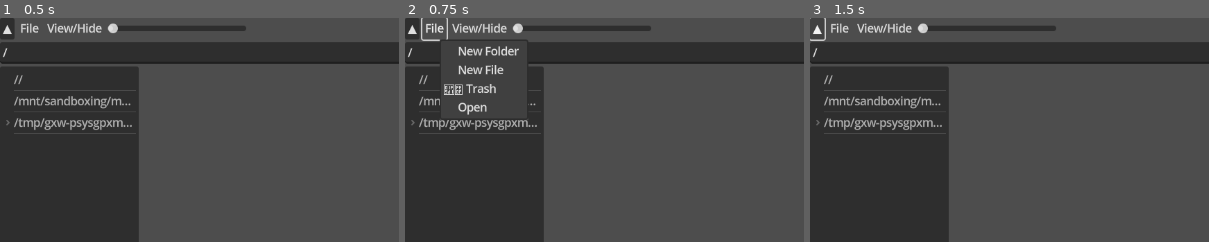
Above: before the commit, frames 1-3 (left to right).
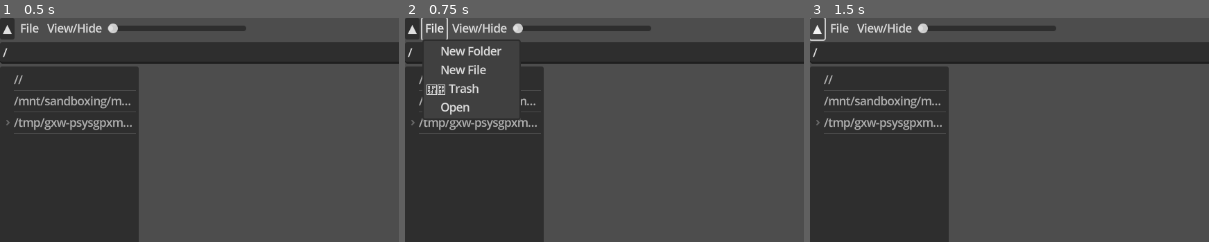
Above: after the commit, the same moments.

Repository: userhaj/FileBrowser
Game: Godot game, scene res://FileBrowser/file_browser.tscn
Two runs of this game, one before a commit and one after it. Both use one fixed random seed, a clock stepped at 60 frames per second and the inputs below.
Inputs:
- Up to frame 1 (0.5 s): no input
- Up to frame 2 (0.75 s): click "File" at 0.5 s
- Up to frame 3 (1.5 s): click "▲" at 1.25 s
The pictures show only the part of the screen within x 0-50%, y 0-50%; the shares and areas given below are measured in that part.

Frame 1 is identical in both runs. In frame 2, 2.0% of the frame differs, in the area x 4-32%, y 9-46%; in frame 3, nothing differs.

Commit message:
Draggable files and static method file moving

Diff:
--- /dev/null
+++ b/FileBrowser/BackendTools/file_actions.gd
@@ -0,0 +1,76 @@
+extends Node
+class_name FileActions
+
+enum FileResponseRequest {CANCEL, RENAME, OVERWRITE, SKIP, RENAME_ALL, OVERWRITE_ALL, SKIP_ALL}
+
+static func move(files: PackedStringArray, target_folder: String, percent_callback: Callable, error_ask_user: Callable, error_get_response: Callable):
+	var thread := Thread.new()
+	thread.start(FileActions._copy.bind(files, target_folder, percent_callback, error_ask_user, error_get_response, thread, true))
+
+static func copy(files: PackedStringArray, target_folder: String, percent_callback: Callable, error_ask_user: Callable, error_get_response: Callable):
+	var thread := Thread.new()
+	thread.start(FileActions._copy.bind(files, target_folder, percent_callback, error_ask_user, error_get_response, thread))
+
+static func _copy(files: PackedStringArray, target_folder: String, percent_callback: Callable, error_ask_user: Callable, error_get_response: Callable, thread: Thread, is_move: bool = false):
+	# TODO handle errors
+	var file_count = float(len(files))
+	var files_complete = 0.0
+	for file: String in files:
+		# If from is same as to in "move", do nothing
+		if file.get_base_dir().simplify_path() == target_folder.simplify_path():
+			break
+
+		var target_location = target_folder.path_join(file.get_file())
+
+		# If file exists, overwrite it or rename current?
+		if FileAccess.file_exists(target_location):
+			var semaphore := Semaphore.new()
+			error_ask_user.call_deferred(ERR_ALREADY_EXISTS, target_location, semaphore)
+			semaphore.wait()
+			var response: FileResponseRequest = error_get_response.call()
+
+			match response:
+				# If cancel, stop all files
+				FileResponseRequest.CANCEL:
+					break
+				# Rename by appending #
+				FileResponseRequest.RENAME:
+					target_location = FileActions.nearest_available_name(target_location)
+				# Move on to next file
+				FileResponseRequest.SKIP:
+					continue
+				# Overwrite old file
+				FileResponseRequest.OVERWRITE:
+					pass
+
+		var dir_access := DirAccess.open(target_folder)
+		var err = dir_access.copy(file, target_location)
+		if err == OK:
+			if is_move:
+				# TODO Items SHOULD be removed, but use trash until all bugs fixed
+				#dir_access.remove(file)
+				OS.move_to_trash(file)
+
+		# Notify completion percent
+		files_complete += 1.0
+		percent_callback.call_deferred(files_complete / file_count)
+
+	# Wrap up to 100%
+	percent_callback.call_deferred(1.0)
+	# Call cleanup code on thread
+	FileActions._end_thread.call_deferred(thread)
+
+
+
+# Provides numbered filename that is available
+static func nearest_available_name(file_path: String):
+	var new_name = file_path
+	var count = 1
+	while FileAccess.file_exists(new_name):
+		new_name = file_path.get_basename() + str(count) + "." + file_path.get_extension()
+		count += 1
+	return new_name
+
+# Call finish code on any thread USAGE: FileActions._end_thread.call_deferred(thread)
+static func _end_thread(thread: Thread):
+	thread.wait_to_finish()
--- a/FileBrowser/drag_window.gd
+++ b/FileBrowser/drag_window.gd
@@ -4,9 +4,15 @@
 
 func _process(_delta):
 	$".".position = get_mouse_position() + Vector2(get_window().position) - Vector2(get_window().size)/2
+	if Input.is_key_pressed(KEY_SHIFT) and not $Labels/CopyLabel.is_visible_in_tree():
+		$Labels/CopyLabel.show()
+		$Labels/MoveLabel.hide()
+	elif not Input.is_key_pressed(KEY_SHIFT) and not $Labels/MoveLabel.is_visible_in_tree():
+		$Labels/MoveLabel.show()
+		$Labels/CopyLabel.hide()
 
 func add_control(control:Control):
-	$".".add_child(control)
+	$MovingObjects.add_child(control)
 	control.modulate.a = 0.5
 
 
@@ -14,8 +20,7 @@
 	# Notify of files if there are files
 	if get_child_count() > 0:
 		var files = PackedStringArray()
-		for child: FolderLargeIconButton in get_children():
-			var path = child.get_abs_path()
+		for child: FolderLargeIconButton in $MovingObjects.get_children():
 			files.append(child.get_abs_path())
 			child.queue_free()
 		emit_signal("files_dragged", files)
@@ -35,8 +40,7 @@
 	# Godot 4 requires this call after window is visible to gain transparency
 	if visible:
 		DisplayServer.window_set_flag(DisplayServer.WINDOW_FLAG_TRANSPARENT, true, get_window_id())
+
 	# Position children to show each
-	var child_count = 0
-	for child: Control in get_children():
+	for child: Control in $MovingObjects.get_children():
 		child.position = Vector2(get_window().size)/2 - child.size/2
-		child_count += 1
--- /dev/null
+++ b/FileBrowser/drag_window.tscn
@@ -0,0 +1,41 @@
+[gd_scene load_steps=2 format=3 uid="uid://dcvim7n582p0g"]
+
+[ext_resource type="Script" path="res://FileBrowser/drag_window.gd" id="1_33f6o"]
+
+[node name="DragWindow" type="Window"]
+transparent_bg = true
+handle_input_locally = false
+visible = false
+unresizable = true
+borderless = true
+transparent = true
+unfocusable = true
+mouse_passthrough = true
+script = ExtResource("1_33f6o")
+
+[node name="MovingObjects" type="Control" parent="."]
+layout_mode = 3
+anchors_preset = 0
+offset_right = 40.0
+offset_bottom = 40.0
+
+[node name="Labels" type="Control" parent="."]
+layout_mode = 3
+anchors_preset = 0
+offset_right = 40.0
+offset_bottom = 40.0
+
+[node name="CopyLabel" type="Label" parent="Labels"]
+visible = false
+layout_mode = 0
+offset_right = 78.0
+offset_bottom = 23.0
+text = "Copy Files"
+
+[node name="MoveLabel" type="Label" parent="Labels"]
+layout_mode = 0
+offset_right = 81.0
+offset_bottom = 23.0
+text = "Move Files"
+
+[connection signal="visibility_changed" from="." to="." method="_on_visibility_changed"]
--- a/FileBrowser/drop_files_confirmation_dialog.gd
+++ b/FileBrowser/drop_files_confirmation_dialog.gd
@@ -28,18 +28,12 @@
 	$".".popup()
 	$".".position = get_mouse_position() + Vector2(get_window().position)
 
-func _on_custom_action(action):
-	print("Action")
-	match action:
-		"MOVE":
-			for file: String in _dropped_files:
-				var dir_access := DirAccess.open(_target_folder)
-				var err = dir_access.copy(file, self._target_folder.path_join(file.get_file()))
-				if err == OK:
-					dir_access.remove(file)
 
 # Action on copied button
 func _on_confirmed():
 	for file: String in _dropped_files:
+		var target_location = self._target_folder.path_join(file.get_file())
+		if file.simplify_path() == target_location.simplify_path():
+					continue
 		var dir_access := DirAccess.open(_target_folder)
-		dir_access.copy(file, self._target_folder.path_join(file.get_file()))
+		dir_access.copy(file, target_location)
--- /dev/null
+++ b/FileBrowser/file_action_error_popups.gd
@@ -0,0 +1,29 @@
+extends Control
+
+var choice: FileActions.FileResponseRequest = FileActions.FileResponseRequest.CANCEL
+
+func _ready():
+	$DuplicateFileAcceptDialog.add_button("Rename", false, "RENAME")
+	$DuplicateFileAcceptDialog.add_button("Overwrite", false, "OVERWRITE")
+
+func user_handle_error(err: Error, file: String, semaphore: Semaphore = Semaphore.new()):
+	match err:
+		ERR_ALREADY_EXISTS:
+			$DuplicateFileAcceptDialog.dialog_text = "File Already Exists: " + file
+			$DuplicateFileAcceptDialog.popup_centered()
+			await $DuplicateFileAcceptDialog.visibility_changed
+			semaphore.post()
+
+	return self.choice
+
+func get_choice():
+	return choice
+
+func _on_duplicate_file_accept_dialog_custom_action(action):
+	match action:
+		"RENAME":
+			self.choice = FileActions.FileResponseRequest.RENAME
+		"OVERWRITE":
+			self.choice = FileActions.FileResponseRequest.OVERWRITE
+
+	$DuplicateFileAcceptDialog.hide()
--- /dev/null
+++ b/FileBrowser/file_action_error_popups.tscn
@@ -0,0 +1,19 @@
+[gd_scene load_steps=2 format=3 uid="uid://bbm5568rewkr7"]
+
+[ext_resource type="Script" path="res://FileBrowser/file_action_error_popups.gd" id="1_adu1a"]
+
+[node name="FileActionErrorPopups" type="Control"]
+layout_mode = 3
+anchors_preset = 15
+anchor_right = 1.0
+anchor_bottom = 1.0
+grow_horizontal = 2
+grow_vertical = 2
+mouse_filter = 2
+script = ExtResource("1_adu1a")
+
+[node name="DuplicateFileAcceptDialog" type="AcceptDialog" parent="."]
+ok_button_text = "Cancel"
+dialog_autowrap = true
+
+[connection signal="custom_action" from="DuplicateFileAcceptDialog" to="." method="_on_duplicate_file_accept_dialog_custom_action"]
--- a/FileBrowser/file_browser.gd
+++ b/FileBrowser/file_browser.gd
@@ -33,7 +33,7 @@
 
 func _file_menu():
 	# Create file menu below file button
-	var true_location = get_viewport().get_screen_transform() * self.file_button.get_global_transform() * self.file_button.position
+	var true_location = Vector2(get_window().position) + self.file_button.position
 	var x_pos = true_location.x
 	# Bottom of button
 	var y_pos = true_location.y + self.file_button.size.y
--- a/FileBrowser/file_browser.tscn
+++ b/FileBrowser/file_browser.tscn
@@ -68,7 +68,7 @@
 layout_mode = 2
 
 [node name="FilePopupMenu" type="PopupMenu" parent="."]
-size = Vector2i(116, 100)
+size = Vector2i(142, 116)
 item_count = 4
 item_0/text = "📁 New Folder"
 item_0/id = 0
--- /dev/null
+++ b/FileBrowser/file_transfer_window.gd
@@ -0,0 +1,13 @@
+extends Window
+
+func copy(files, target_folder):
+	FileActions.copy(files, target_folder, update_percent, $FileActionErrorPopups.user_handle_error, $FileActionErrorPopups.get_choice)
+
+func move(files, target_folder):
+	FileActions.move(files, target_folder, update_percent, $FileActionErrorPopups.user_handle_error, $FileActionErrorPopups.get_choice)
+
+# Sets percentage label and closes window at 100%
+func update_percent(percent: float):
+	$PercentLabel.text = "%0.1f" % (percent * 100) + "%"
+	if (percent * 100) >= 100:
+		emit_signal("close_requested")
--- /dev/null
+++ b/FileBrowser/file_transfer_window.tscn
@@ -0,0 +1,30 @@
+[gd_scene load_steps=3 format=3 uid="uid://5bl4nmd56lgq"]
+
+[ext_resource type="Script" path="res://FileBrowser/file_transfer_window.gd" id="1_ehr5l"]
+[ext_resource type="PackedScene" uid="uid://bbm5568rewkr7" path="res://FileBrowser/file_action_error_popups.tscn" id="2_ldkfg"]
+
+[node name="FileTransferWindow" type="Window"]
+title = "Transfering Files"
+initial_position = 2
+size = Vector2i(300, 100)
+script = ExtResource("1_ehr5l")
+
+[node name="PercentLabel" type="Label" parent="."]
+anchors_preset = 8
+anchor_left = 0.5
+anchor_top = 0.5
+anchor_right = 0.5
+anchor_bottom = 0.5
+offset_left = -20.0
+offset_top = -20.0
+offset_right = 20.0
+offset_bottom = 20.0
+grow_horizontal = 2
+grow_vertical = 2
+size_flags_horizontal = 6
+size_flags_vertical = 6
+text = "0%"
+
+[node name="FileActionErrorPopups" parent="." instance=ExtResource("2_ldkfg")]
+
+[connection signal="close_requested" from="." to="." method="queue_free"]
--- a/FileBrowser/folder_icon_view.gd
+++ b/FileBrowser/folder_icon_view.gd
@@ -21,10 +21,16 @@
 	get_window().files_dropped.connect(files_dropped)
 
 func files_dropped(files: PackedStringArray):
-	var drop_point = get_global_mouse_position()
-	var target = get_object_at_point(drop_point)
-	var target_folder = target.path if target != null else _full_directory_path
-	$DropFilesConfirmationDialog.files_dropped(files, target_folder)
+	if len(files) > 0:
+		var drop_point = get_global_mouse_position()
+		var target = get_object_at_point(drop_point)
+		var target_folder = target.path if target != null else _full_directory_path
+		var file_transfer = preload("res://FileBrowser/file_transfer_window.tscn").instantiate()
+		add_child(file_transfer)
+		if Input.is_key_pressed(KEY_SHIFT):
+			file_transfer.copy(files, target_folder)
+		else:
+			file_transfer.move(files, target_folder)
 
 func _input(event):
 	# Handle drag icon event
@@ -209,7 +215,3 @@
 	# Remove all folders/files
 	for child in get_folder_buttons():
 		child.queue_free()
-
-
-func _on_drag_window_files_dragged(files):
-	print(files)
--- a/FileBrowser/folder_icon_view.tscn
+++ b/FileBrowser/folder_icon_view.tscn
@@ -2,7 +2,7 @@
 
 [ext_resource type="Script" path="res://FileBrowser/folder_icon_view.gd" id="1_qgpga"]
 [ext_resource type="PackedScene" uid="uid://drjwj2xhyocps" path="res://FileBrowser/select_box.tscn" id="2_q4s0j"]
-[ext_resource type="Script" path="res://FileBrowser/drag_window.gd" id="3_j1f1o"]
+[ext_resource type="PackedScene" uid="uid://dcvim7n582p0g" path="res://FileBrowser/drag_window.tscn" id="3_j67m5"]
 [ext_resource type="Script" path="res://FileBrowser/drop_files_confirmation_dialog.gd" id="4_ktkjh"]
 
 [node name="FolderIconView" type="Control"]
@@ -34,17 +34,7 @@
 size_flags_horizontal = 3
 size_flags_vertical = 3
 
-[node name="DragWindow" type="Window" parent="."]
-transparent_bg = true
-handle_input_locally = false
-visible = false
-unresizable = true
-borderless = true
-always_on_top = true
-transparent = true
-unfocusable = true
-mouse_passthrough = true
-script = ExtResource("3_j1f1o")
+[node name="DragWindow" parent="." instance=ExtResource("3_j67m5")]
 
 [node name="DropFilesConfirmationDialog" type="ConfirmationDialog" parent="."]
 position = Vector2i(0, 36)
@@ -53,7 +43,5 @@
 script = ExtResource("4_ktkjh")
 
 [connection signal="selected_area" from="SelectBox" to="." method="select_children_by_area"]
-[connection signal="files_dragged" from="DragWindow" to="." method="_on_drag_window_files_dragged"]
-[connection signal="visibility_changed" from="DragWindow" to="DragWindow" method="_on_visibility_changed"]
 [connection signal="confirmed" from="DropFilesConfirmationDialog" to="DropFilesConfirmationDialog" method="_on_confirmed"]
 [connection signal="custom_action" from="DropFilesConfirmationDialog" to="DropFilesConfirmationDialog" method="_on_custom_action"]
